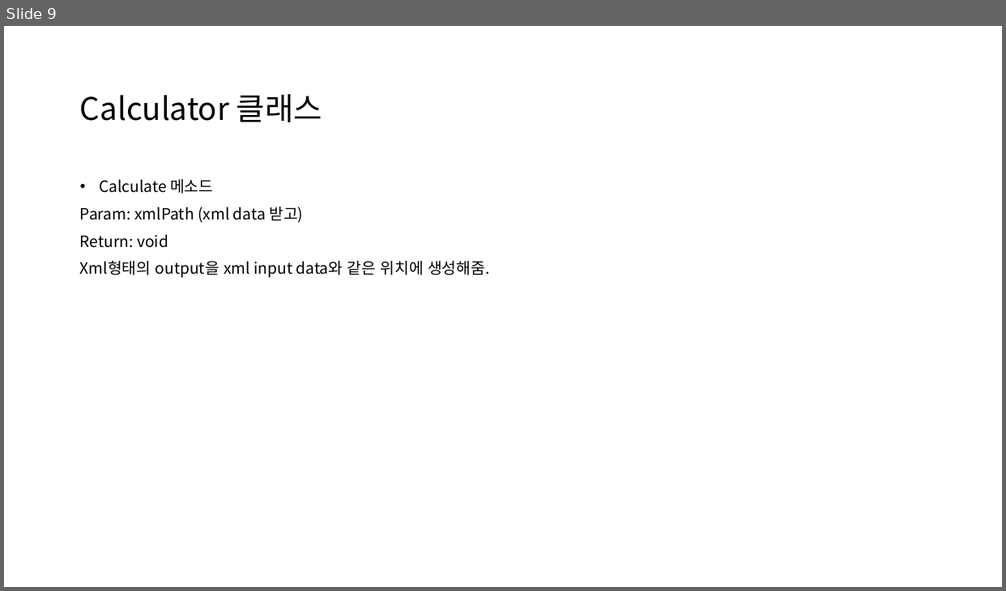
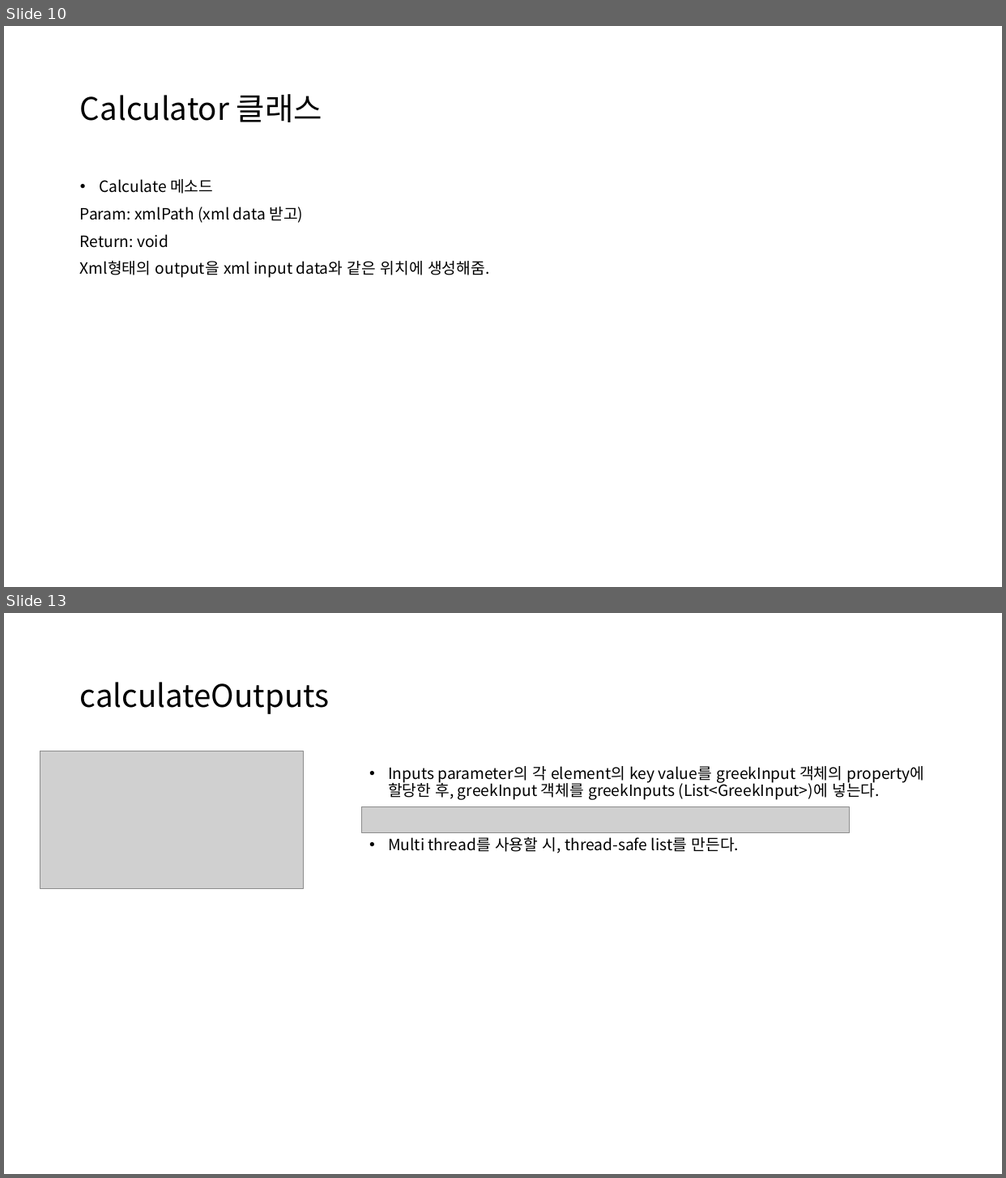
Before and after one commit to kdw1437/SpringHomework_BackEnd, a slide deck: QuantPricer 클론 코딩_240903.pptx. Shown one above the other, each under a label of ours: slide 9 before the commit, slides 10 and 13 after it; the slides between them are not shown. The pictures are 1006x591 and 1006x1178 pixels, drawn with LibreOffice and Linux fonts; fonts in the diff are those of the drawing; grey boxes stand for pictures. Boxes give left, top, right and bottom in pixels: in the first picture for what was removed or moved away, otherwise in the second. Text is boxed around its words. In the diff, an @@ line names an element or a change of style, - is before the commit and + after.

Commit message:
ppt 클론코딩 thread update

```diff
--- a/QuantPricer 클론 코딩_240903.pptx
+++ b/QuantPricer 클론 코딩_240903.pptx
@@ slide 13 added at <box>4,613,1002,1174</box>, background #FFFFFF @@
@@ title added at <box>80,682,330,714</box>, 30 pt, text #000000 @@
+calculateOutputs
@@ picture added at <box>40,752,304,888</box> @@
@@ text added at <box>388,766,925,854</box>, 15 pt, text #000000 @@
+• Inputs parameter의 각 element의 key value를 greekInput 객체의 property에 할당한 후, greekInput 객체를 greekInputs (List<GreekInput>)에 넣는다.
+• Multi thread를 사용할 시, thread-safe list를 만든다.
@@ picture added at <box>362,807,849,833</box> @@
@@ what was slide 9 is now slide 10 @@
```
Also in this commit, not shown: 6 other slides added.
